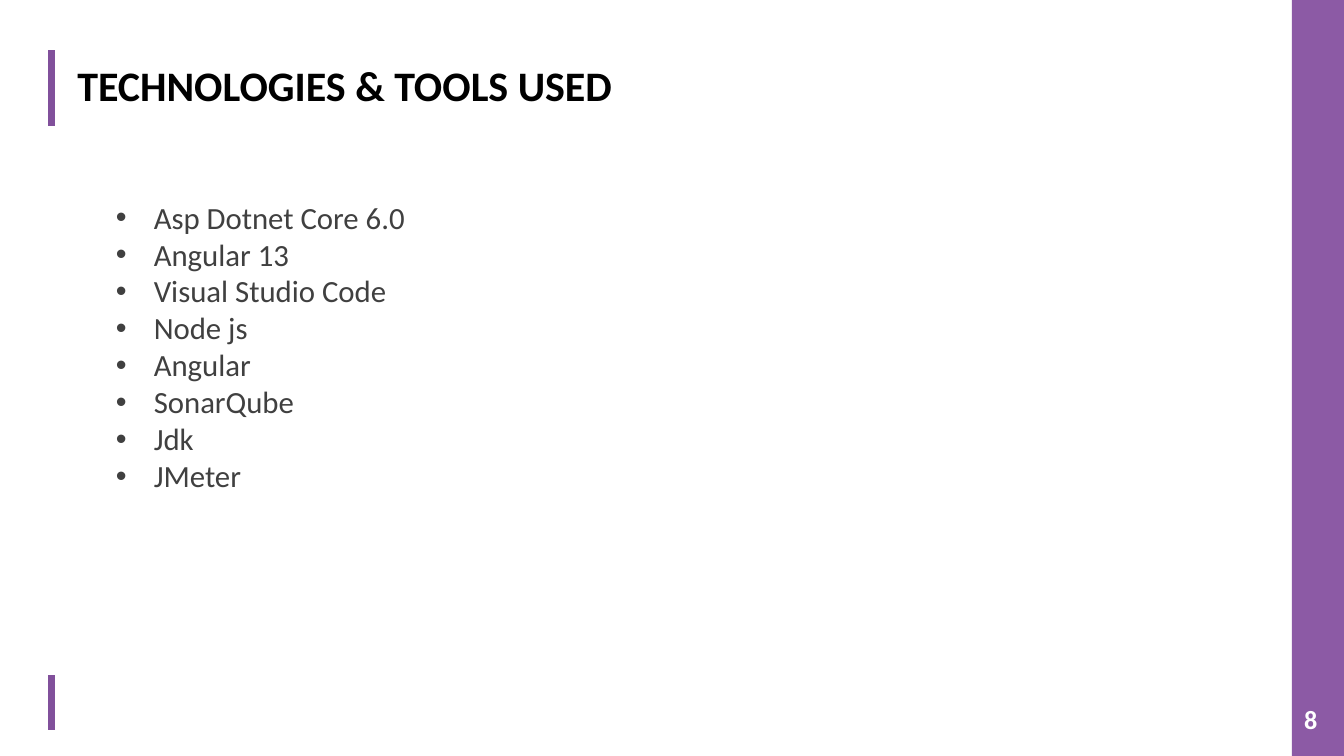
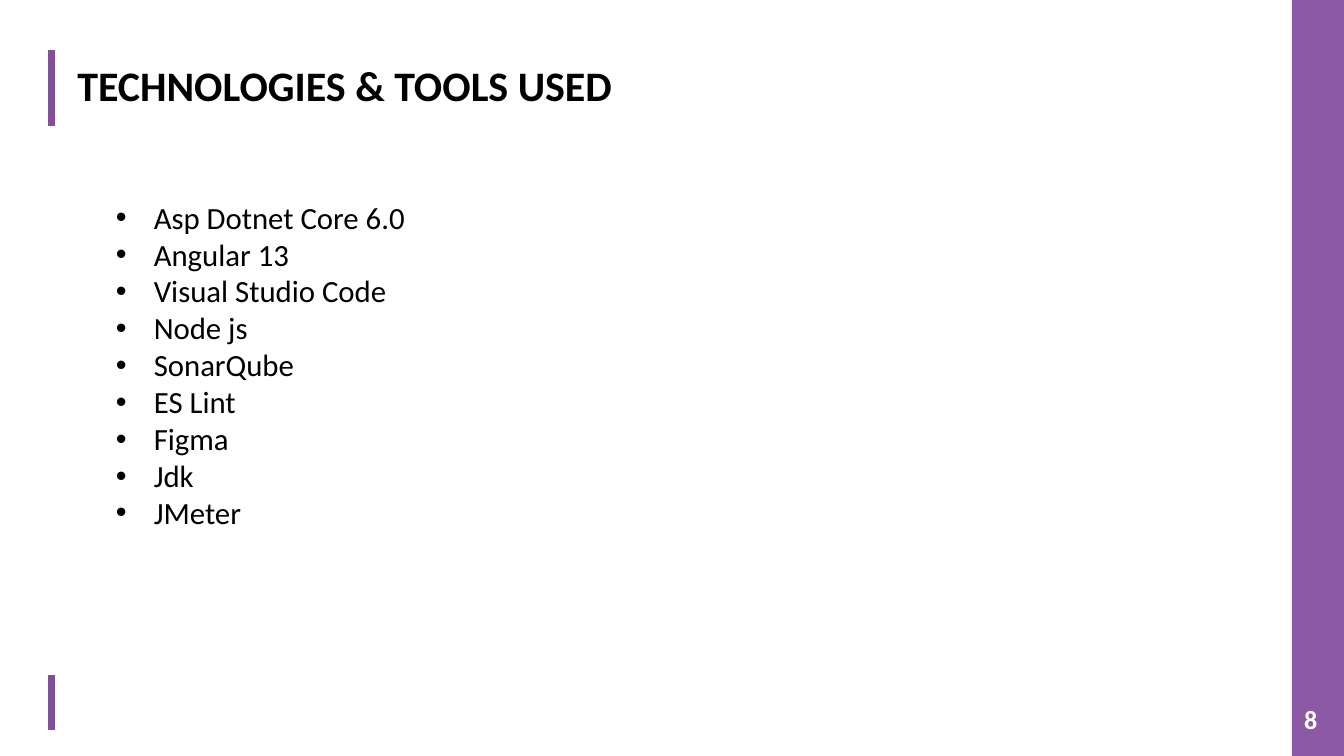
Before and after one commit to TeamAlpha01/Project, a slide deck: slide 8 of Demo PPT/IMS PPT.pptx. Drawn at 1344x756 pixels with LibreOffice and Linux fonts; fonts in the diff are those of the drawing; background and template pictures are left out. Boxes give left, top, right and bottom in pixels: in the first picture for what was removed or moved away, otherwise in the second. Text is boxed around its words. In the diff, an @@ line names an element or a change of style, - is before the commit and + after.

```diff
--- a/Demo PPT/IMS PPT.pptx
+++ b/Demo PPT/IMS PPT.pptx
@@ text at [154, 208, 405, 525]: text colour #404040 to #000000 in "Asp Dotnet Core 6.0", "Angular 13", "Visual Studio Code", "Node js" and 3 more places @@
@@ text at [154, 354, 251, 382]: paragraph removed @@
-• Angular
@@ text at [154, 392, 236, 456]: paragraphs added @@
+• ES Lint
+• Figma
```
Also in this commit, not shown: 7 other slides changed.
